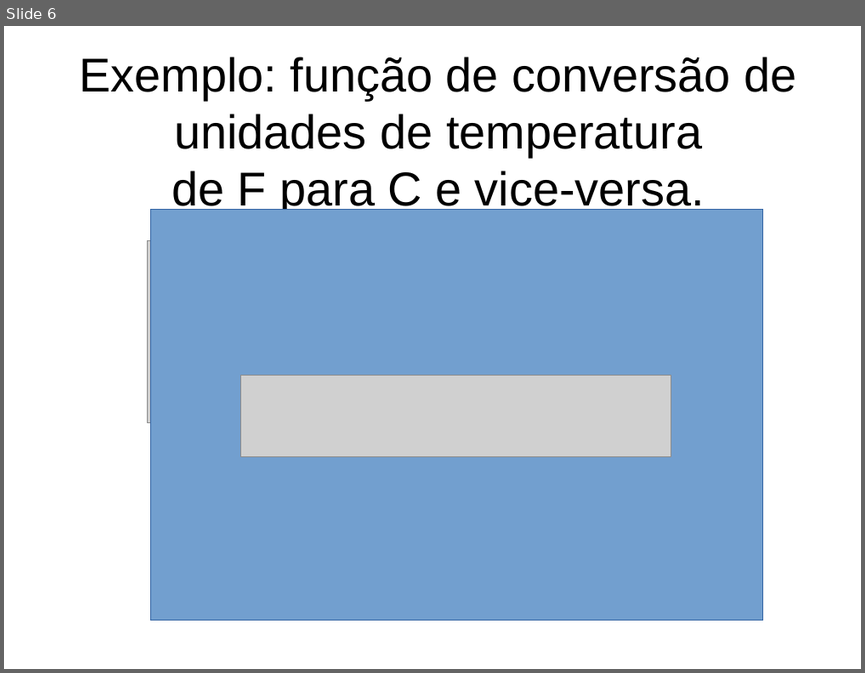
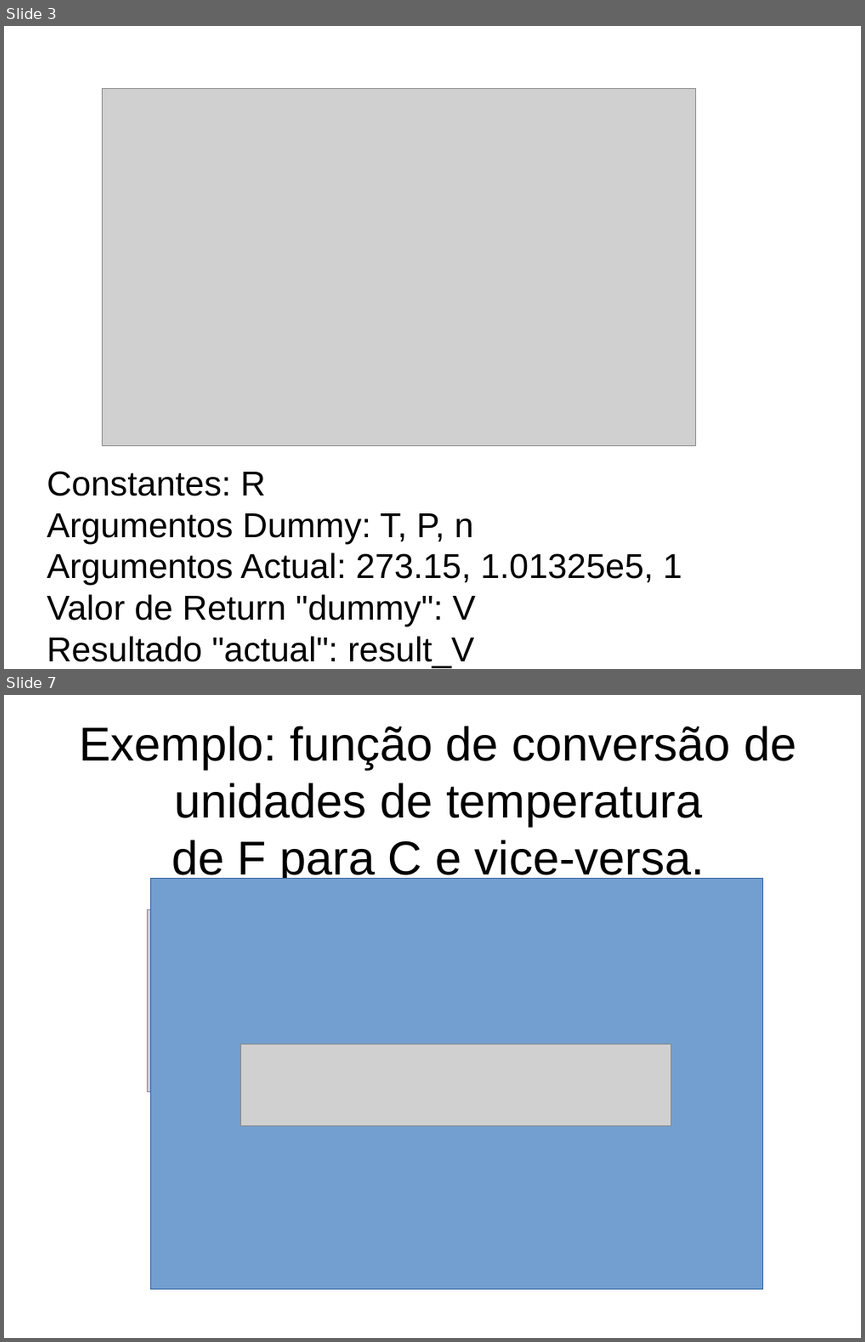
Before and after one commit to iurisegtovich/EQE359_Termodinamica_I, a slide deck: _arquivos_office/material_didatico/curso_parte2D_logica_e_sintaxe_DEF_FUNCOES.odp. Shown one above the other, each under a label of ours: slide 6 before the commit, slides 3 and 7 after it; the slides between them are not shown. The pictures are 865x673 and 865x1342 pixels, drawn with LibreOffice and Linux fonts; fonts in the diff are those of the drawing; grey boxes stand for pictures. Boxes give left, top, right and bottom in pixels: in the first picture for what was removed or moved away, otherwise in the second. Text is boxed around its words. In the diff, an @@ line names an element or a change of style, - is before the commit and + after.

```diff
--- a/_arquivos_office/material_didatico/curso_parte2D_logica_e_sintaxe_DEF_FUNCOES.odp
+++ b/_arquivos_office/material_didatico/curso_parte2D_logica_e_sintaxe_DEF_FUNCOES.odp
@@ slide 3 added at (x1=4, y1=26, x2=861, y2=669), background #FFFFFF @@
@@ picture added at (x1=102, y1=88, x2=696, y2=446) @@
@@ subtitle added at (x1=46, y1=471, x2=682, y2=668), 32 pt, text #000000 @@
+Constantes: R
+Argumentos Dummy: T, P, n
+Argumentos Actual: 273.15, 1.01325e5, 1
+Valor de Return "dummy": V
+Resultado "actual": result_V
@@ what was slide 6 is now slide 7 @@
```
Also in this commit, not shown: 2 slides changed, 4 other slides added, 2 slides removed, 12 other files.
